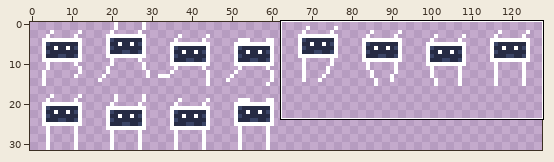
Sprite sheet -- assets/sprites/bot.png. Above, an overview of the earlier version with the close-up marked.
Close-up. The starting point:
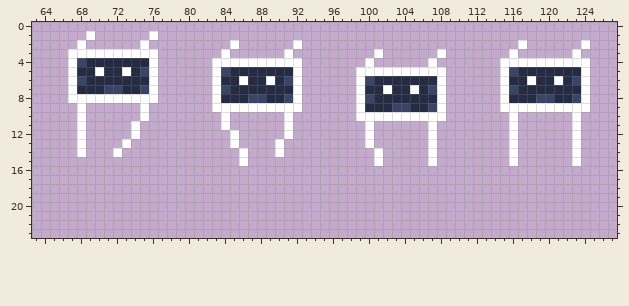
The file is 128x32 pixels. Shown: x 63..127, y 0..23.
After the commit:
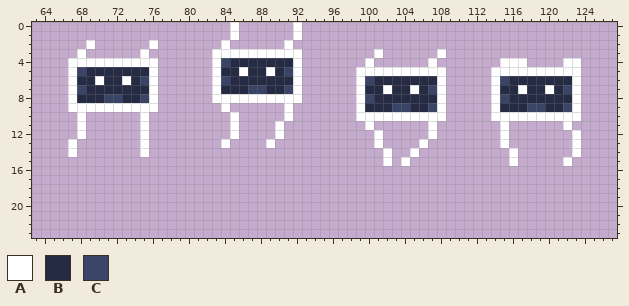
Palette (. is transparent): A #ffffff  B #262b44  C #3a4466
The commit says: Change running animation
The edit:
y 0: x 85 . -> A; x 92 . -> A
y 1: x 69 A -> .; x 76 A -> .; x 85 . -> A; x 92 . -> A
y 2: x 68..69 A. -> .A; x 75..76 A. -> .A; x 84..85 .A -> A.; x 91..92 .A -> A.; x 117 A -> .; x 124 A -> .
y 3: x 67 A -> .; x 69..74 AAAAAA -> ......; x 76 A -> .; x 83 . -> A; x 85..90 ...... -> AAAAAA; x 92 . -> A; x 116 A -> .; x 123 A -> .
y 4: x 68..75 CBBBBBBB -> AAAAAAAA; x 84..91 AAAAAAAA -> CBBBBBBB; x 118..121 AAAA -> ....; x 124 A -> .
y 5: x 68 B -> C; x 70 A -> B; x 73 A -> B; x 75 C -> B; x 84 C -> B; x 86 B -> A; x 89 B -> A; x 91 B -> C; x 114 . -> A; x 116..124 CBBBBBBBA -> AAAAAAAA.
y 6: x 68 C -> B; x 70 B -> A; x 73 B -> A; x 75 B -> C; x 84 B -> C; x 86 A -> B; x 89 A -> B; x 91 C -> B; x 114..115 .A -> AC; x 118 A -> B; x 121 A -> B; x 123..124 CA -> A.
y 7: x 68 B -> C; x 71..72 CC -> BB; x 75 C -> B; x 84 C -> B; x 87..88 BB -> CC; x 91 B -> C; x 114..117 .ACB -> ABBA; x 120 B -> A; x 122..124 BBA -> CA.
y 8: x 68..75 AAAAAAAA -> BBBCCBBC; x 84..91 BBBCCBBC -> AAAAAAAA; x 114..115 .A -> AC; x 119..120 CC -> BB; x 123..124 CA -> A.
y 9: x 67 . -> A; x 69..74 ...... -> AAAAAA; x 76 . -> A; x 83 A -> .; x 85..90 AAAAAA -> ......; x 92 A -> .; x 114..122 .AAAAAAAA -> ABBBCCBBC; x 124 A -> .
y 10: x 84..85 A. -> .A; x 114..115 .. -> AA; x 117..122 ...... -> AAAAAA
y 11: x 74..75 A. -> .A; x 84..85 A. -> .A; x 90..91 .A -> A.; x 115..116 .A -> A.; x 122..123 .A -> A.
y 12: x 74..75 A. -> .A; x 90..91 .A -> A.; x 100..101 A. -> .A; x 115..116 .A -> A.
y 13: x 67..68 .A -> A.; x 73 A -> .; x 75 . -> A; x 84..85 .A -> A.; x 89..90 .A -> A.; x 100..101 A. -> .A; x 106..107 .A -> A.; x 115..116 .A -> A.
y 14: x 67..68 .A -> A.; x 72 A -> .; x 75 . -> A; x 86 A -> .; x 90 A -> .; x 101..102 A. -> .A; x 105 . -> A; x 107 A -> .
y 15: x 86 A -> .; x 101..102 A. -> .A; x 104 . -> A; x 107 A -> .; x 122..123 .A -> A.
Where, in picture pixels (left, top, right, bottom), the same in both close-ups:
changed: (212, 22, 302, 166)
changed: (68, 31, 158, 157)
changed: (491, 40, 590, 148)
changed: (365, 130, 437, 166)
changed: (563, 157, 581, 166)
